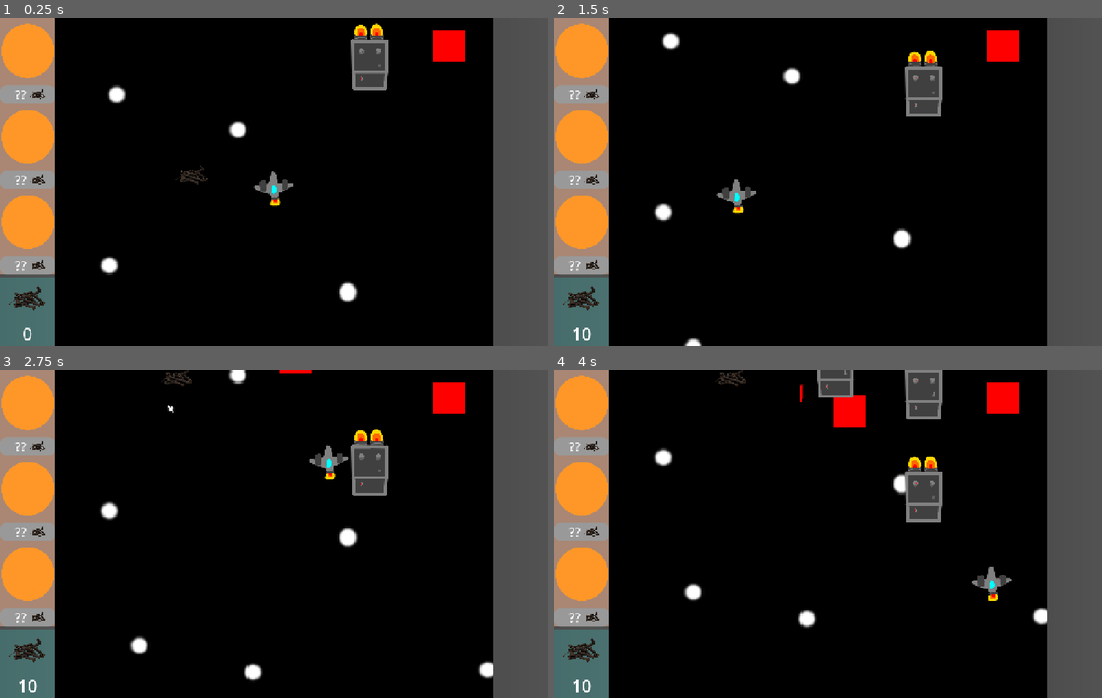
Above: before the commit, frames 1-4 (two rows, left to right).
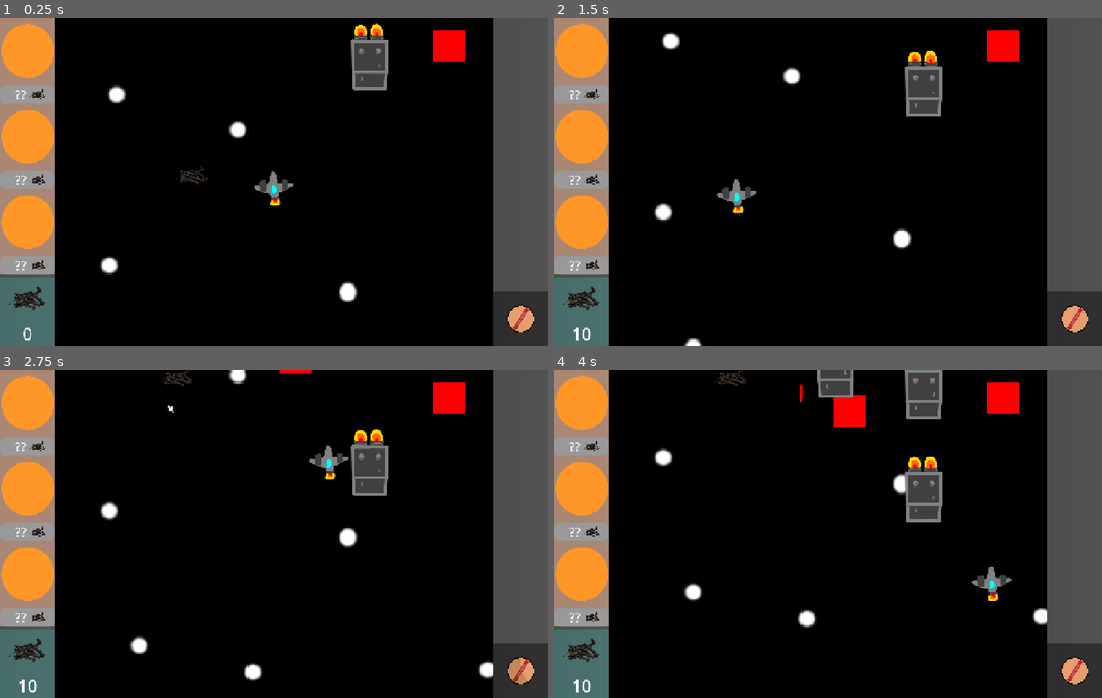
Above: after the commit, the same moments.

Repository: mykyta-bazhukhin/Cargo-Defense
Game: Godot game, scene res://Scenes/main_scene.tscn
The game is run twice, just before and just after one commit, with the same random seed, the same clock (stepped at 60 frames per second) and the same inputs. This scene is started directly instead of the project's main scene.
Inputs (mouse positions are in pixels of both pictures, inside the frame that each line leads up to):
- Up to frame 1 (0.25 s): no input
- Up to frame 2 (1.5 s): move the mouse to (948, 165) at 0.52 s; tap 1 (Place tower 1) at 0.6 s; move the mouse to (718, 198) at 1.27 s; tap 2 (Place tower 2) at 1.35 s
- Up to frame 3 (2.75 s): move the mouse to (328, 461) at 2.02 s; tap 3 (Place tower 3) at 2.1 s
- Up to frame 4 (4 s): move the mouse to (800, 599) at 2.77 s; tap 1 (Place tower 1) at 2.85 s; move the mouse to (992, 583) at 3.52 s; tap 2 (Place tower 2) at 3.6 s

The runs differ from the first frame. In frame 1, 1.7% of the frame differs, in the area x 90-100%, y 83-100%; in frame 2, 1.7%; in frame 3, 1.7%; in frame 4, 1.7%.
Error in both runs: Out of bounds get index '0' (on base: 'Array') (res://Scenes/towers.gd:27)

Commit message:
added ui for plane primary fire

Diff:
--- a/Scenes/main_scene.tscn
+++ b/Scenes/main_scene.tscn
@@ -17,6 +17,9 @@
 [ext_resource type="Script" uid="uid://dnkiu1svaavj1" path="res://Scenes/label.gd" id="15_lhp3t"]
 [ext_resource type="Script" uid="uid://dk0lwg8lihqss" path="res://Scenes/tower_slots.gd" id="16_psl12"]
 [ext_resource type="Texture2D" uid="uid://haxkgxwvnd1q" path="res://Sprites/Towers/ball.png" id="17_2ebs2"]
+[ext_resource type="Script" uid="uid://cvfw7aatf82xa" path="res://Scenes/weapon_cooldown_container.gd" id="18_jvnna"]
+[ext_resource type="Texture2D" uid="uid://wijuxmjnyv4h" path="res://Sprites/laser icon.png" id="18_oyb3p"]
+[ext_resource type="Texture2D" uid="uid://b867v87ed7uya" path="res://Sprites/circular cooldown texture.png" id="19_jvnna"]
 
 [sub_resource type="StyleBoxFlat" id="StyleBoxFlat_e6e4k"]
 bg_color = Color(0.209169, 0.744583, 0.714062, 0.286275)
@@ -453,6 +456,30 @@
 
 [node name="TowerCooldown" type="Timer" parent="CanvasLayer/TowerSlotsVBox/TowerPanel2"]
 one_shot = true
+
+[node name="WeaponCooldownContainer" type="PanelContainer" parent="CanvasLayer"]
+anchors_preset = 3
+anchor_left = 1.0
+anchor_top = 1.0
+anchor_right = 1.0
+anchor_bottom = 1.0
+offset_left = -128.0
+offset_top = -128.0
+grow_horizontal = 0
+grow_vertical = 0
+script = ExtResource("18_jvnna")
+
+[node name="PrimaryCooldownBar" type="TextureProgressBar" parent="CanvasLayer/WeaponCooldownContainer"]
+custom_minimum_size = Vector2(64, 64)
+layout_mode = 2
+size_flags_horizontal = 4
+size_flags_vertical = 4
+step = 0.1
+fill_mode = 5
+texture_under = ExtResource("18_oyb3p")
+texture_progress = ExtResource("19_jvnna")
+
+[node name="PrimaryCooldownTimer" type="Timer" parent="CanvasLayer/WeaponCooldownContainer"]
 
 [connection signal="scrap_changed" from="Scraps" to="CanvasLayer/ScrapPanelContainer/VBoxContainer/ScrapAmountLabel" method="_on_scraps_scrap_changed"]
 [connection signal="scrap_used" from="Towers" to="Scraps" method="_on_towers_scrap_used"]
@@ -465,5 +492,6 @@
 [connection signal="timeout" from="Enemies/SpawnEnemyTimer" to="Enemies" method="_on_spawn_enemy_timer_timeout"]
 [connection signal="shoot_primary" from="SpacePlane" to="." method="_on_space_plane_shoot_primary"]
 [connection signal="shoot_primary" from="SpacePlane" to="Projectiles" method="_on_space_plane_shoot_primary"]
+[connection signal="shoot_primary" from="SpacePlane" to="CanvasLayer/WeaponCooldownContainer" method="_on_space_plane_shoot_primary"]
 [connection signal="shoot_secondary" from="SpacePlane" to="." method="_on_space_plane_shoot_secondary"]
 [connection signal="shoot_secondary" from="SpacePlane" to="Projectiles" method="_on_space_plane_shoot_secondary"]
--- a/Scenes/projectiles.gd
+++ b/Scenes/projectiles.gd
@@ -8,13 +8,13 @@
 var projectile_dict = {"Freeze bullet" : FreezeBulletScene, "Bullet" : TowerSampleProjectileScene}
 
 
-func _on_space_plane_shoot_primary(pos: Vector2):
+func _on_space_plane_shoot_primary(pos: Vector2, _cooldown_time: float):
 	var laser = LaserScene.instantiate()
 	laser.position = pos
 	add_child(laser)
 
 
-func _on_space_plane_shoot_secondary(pos: Vector2):
+func _on_space_plane_shoot_secondary(pos: Vector2, _cooldown_time: float):
 	var rocket = RocketScene.instantiate()
 	rocket.position = pos
 	add_child(rocket)
--- a/Scenes/space_plane.gd
+++ b/Scenes/space_plane.gd
@@ -6,8 +6,8 @@
 var distance = 0
 const max_speed = 5000
 
-signal shoot_primary(pos: Vector2)
-signal shoot_secondary(pos: Vector2)
+signal shoot_primary(pos: Vector2, cooldown_time: float)
+signal shoot_secondary(pos: Vector2, cooldown_time: float)
 
 
 # Called when the node enters the scene tree for the first time.
@@ -34,8 +34,8 @@
 
 
 func _on_primary_timer_timeout():
-	shoot_primary.emit(global_position)
+	shoot_primary.emit(global_position, $PrimaryTimer.wait_time)
 
 
 func _on_secondary_timer_timeout():
-	shoot_secondary.emit(global_position)
+	shoot_secondary.emit(global_position, $SecondaryTimer.wait_time)
--- a/Scenes/space_plane.tscn
+++ b/Scenes/space_plane.tscn
@@ -10,11 +10,11 @@
 collision_mask = 396
 script = ExtResource("1_cnvm1")
 
-[node name="primary_timer" type="Timer" parent="."]
+[node name="PrimaryTimer" type="Timer" parent="."]
 wait_time = 0.5
 autostart = true
 
-[node name="secondary_timer" type="Timer" parent="."]
+[node name="SecondaryTimer" type="Timer" parent="."]
 wait_time = 2.0
 autostart = true
 
@@ -41,5 +41,5 @@
 offset_bottom = -41.0
 text = "space plane text"
 
-[connection signal="timeout" from="primary_timer" to="." method="_on_primary_timer_timeout"]
-[connection signal="timeout" from="secondary_timer" to="." method="_on_secondary_timer_timeout"]
+[connection signal="timeout" from="PrimaryTimer" to="." method="_on_primary_timer_timeout"]
+[connection signal="timeout" from="SecondaryTimer" to="." method="_on_secondary_timer_timeout"]
--- /dev/null
+++ b/Scenes/weapon_cooldown_container.gd
@@ -0,0 +1,13 @@
+extends PanelContainer
+
+func _ready() -> void:
+	pass
+
+func _process(delta: float) -> void:
+	$PrimaryCooldownBar.value = $PrimaryCooldownTimer.time_left
+
+
+func _on_space_plane_shoot_primary(_pos: Vector2, cooldown_time: float) -> void:
+	$PrimaryCooldownBar.max_value = cooldown_time
+	$PrimaryCooldownTimer.wait_time = cooldown_time
+	$PrimaryCooldownTimer.start()
Not shown: 1 places in Scenes/main_scene.tscn that only renumber resources
Not shown, added: Scenes/weapon_cooldown_container.gd.uid
Binary file added: Sprites/circular cooldown texture.png
Not shown, added: Sprites/circular cooldown texture.png.import
Binary file added: Sprites/laser icon.png
Not shown, added: Sprites/laser icon.png.import
